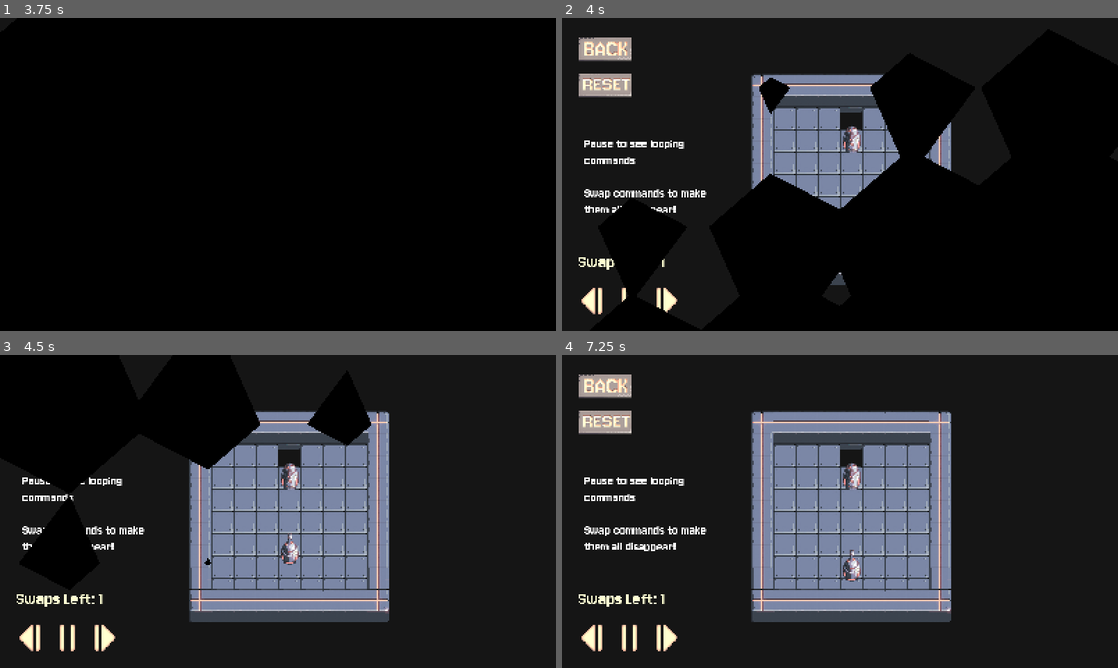
Above: before the commit, frames 1-4 (two rows, left to right).
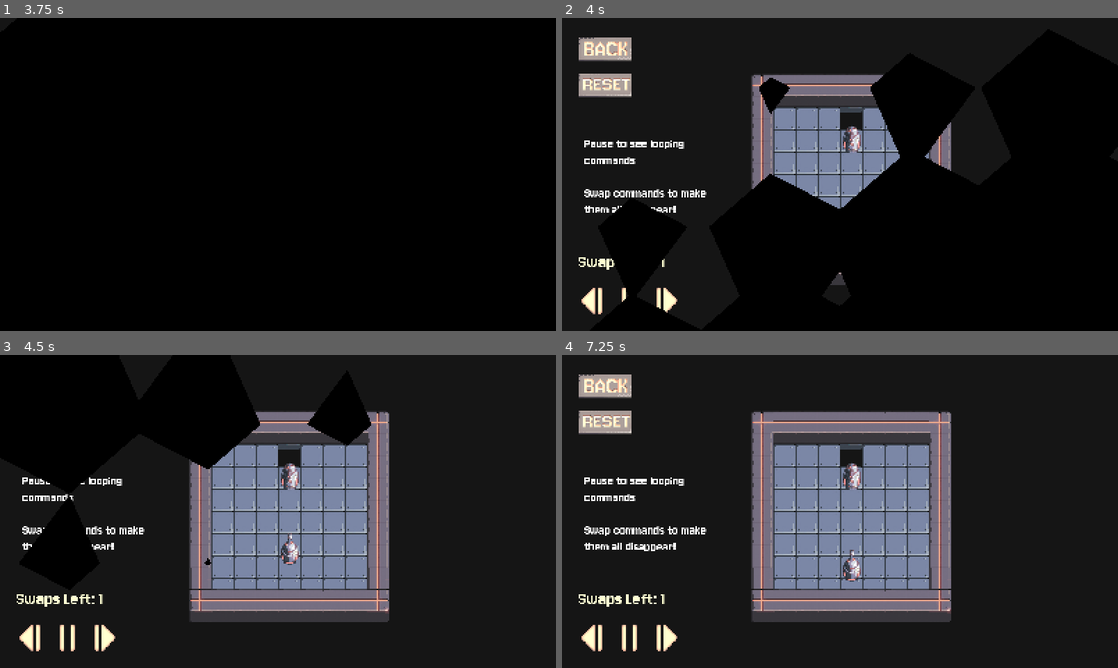
Above: after the commit, the same moments.

Repository: eevx/mind-swap
Game: Godot game, scene res://Levels/main_menu.tscn
The game is run twice, just before and just after one commit, with the same random seed, the same clock (stepped at 60 frames per second) and the same inputs.
Inputs (mouse positions are in pixels of both pictures, inside the frame that each line leads up to):
- Up to frame 1 (3.75 s): click "START" at 0.5 s; click "START" at 1.25 s; tap Enter at 2 s; move the mouse to (400, 158) at 2.02 s; hold Right (ui_right) 2.03-2.75 s; hold R (r) 2.03-2.75 s; click (400, 158) at 2.17 s; click "1" at 2.75 s; move the mouse to (166, 190) at 3.52 s; hold Down (ui_down) from 3.53 s (still down); click (166, 190) at 3.6 s
- Up to frame 2 (4 s): keep holding Down (ui_down); tap R (r) at 3.8 s
- Up to frame 3 (4.5 s): move the mouse to (333, 442) at 4.27 s; release Down (ui_down) at 4.28 s; hold Right (ui_right) from 4.28 s (still down); hold R (r) from 4.28 s (still down)
- Up to frame 4 (7.25 s): move the mouse to (812, 574) at 5.02 s; release R (r) at 5.03 s; tap Space (space) at 5.1 s; click (812, 574) at 5.17 s; tap R (r) at 5.3, 6.8 s; move the mouse to (1012, 417) at 5.77 s; release Right (ui_right) at 5.78 s; hold R (r) 5.78-6.53 s; hold Left (ui_left) from 5.78 s (still down); click (1012, 417) at 5.92 s; move the mouse to (1045, 417) at 6.52 s; click (1045, 417) at 6.6 s

Frame 1 is identical in both runs. In frame 2, 2.4% of the frame differs, in the area x 34-70%, y 18-82%; in frame 3, 6.1%; in frame 4, 7.8%.

Commit message:
final final

Diff:
--- a/Globals/SceneManager.gd
+++ b/Globals/SceneManager.gd
@@ -65,7 +65,7 @@
 	var current_level = current_scene.scene_file_path
 	if LevelArray.levels.has(current_level):
 		var id : int= LevelArray.levels.find(current_level)
-		if LevelArray.levels.size() > id:
+		if LevelArray.levels.size() > id + 1:
 			if not LevelArray.levels[id+1].is_empty():
 				var new_level_id = id+1
 				goto_scene("res://Levels/level_complete.tscn", true)
--- a/Levels/main_menu.tscn
+++ b/Levels/main_menu.tscn
@@ -22,6 +22,21 @@
 
 [sub_resource type="StyleBoxEmpty" id="StyleBoxEmpty_mkm6k"]
 
+[sub_resource type="Animation" id="Animation_15p6s"]
+length = 0.001
+tracks/0/type = "value"
+tracks/0/imported = false
+tracks/0/enabled = true
+tracks/0/path = NodePath("Label:position")
+tracks/0/interp = 1
+tracks/0/loop_wrap = true
+tracks/0/keys = {
+"times": PackedFloat32Array(0),
+"transitions": PackedFloat32Array(1),
+"update": 0,
+"values": [Vector2(-432, -224)]
+}
+
 [sub_resource type="Animation" id="Animation_8md67"]
 resource_name = "idle"
 length = 1.5
@@ -37,21 +52,6 @@
 "transitions": PackedFloat32Array(0.5, 2, 1),
 "update": 0,
 "values": [Vector2(-432, -224), Vector2(-432, -256), Vector2(-432, -224)]
-}
-
-[sub_resource type="Animation" id="Animation_15p6s"]
-length = 0.001
-tracks/0/type = "value"
-tracks/0/imported = false
-tracks/0/enabled = true
-tracks/0/path = NodePath("Label:position")
-tracks/0/interp = 1
-tracks/0/loop_wrap = true
-tracks/0/keys = {
-"times": PackedFloat32Array(0),
-"transitions": PackedFloat32Array(1),
-"update": 0,
-"values": [Vector2(-432, -224)]
 }
 
 [sub_resource type="AnimationLibrary" id="AnimationLibrary_5qvx8"]
--- a/Resource/tilemap.tres
+++ b/Resource/tilemap.tres
@@ -26,75 +26,99 @@
 0:3/0 = 0
 0:3/0/custom_data_0 = 10
 0:4/0 = 0
+0:4/0/modulate = Color(0.96, 0.82016, 0.7776, 1)
 0:4/0/z_index = 2
 0:4/0/custom_data_0 = 1
 1:4/0 = 0
+1:4/0/modulate = Color(0.96, 0.82016, 0.7776, 1)
 1:4/0/z_index = 2
 1:4/0/custom_data_0 = 1
 2:4/0 = 0
+2:4/0/modulate = Color(0.96, 0.82016, 0.7776, 1)
 2:4/0/z_index = 2
 2:4/0/custom_data_0 = 1
 3:4/0 = 0
+3:4/0/modulate = Color(0.96, 0.82016, 0.7776, 1)
 3:4/0/z_index = 2
 3:4/0/custom_data_0 = 1
 4:4/0 = 0
+4:4/0/modulate = Color(0.96, 0.82016, 0.7776, 1)
 4:4/0/z_index = 2
 4:4/0/custom_data_0 = 1
 5:4/0 = 0
+5:4/0/modulate = Color(0.96, 0.82016, 0.7776, 1)
 5:4/0/z_index = 2
 5:4/0/custom_data_0 = 1
 6:4/0 = 0
+6:4/0/modulate = Color(0.96, 0.82016, 0.7776, 1)
 6:4/0/z_index = 2
 6:4/0/custom_data_0 = 1
 7:4/0 = 0
+7:4/0/modulate = Color(0.96, 0.82016, 0.7776, 1)
 7:4/0/z_index = 2
 7:4/0/custom_data_0 = 1
 7:5/0 = 0
+7:5/0/modulate = Color(0.96, 0.82016, 0.7776, 1)
 7:5/0/z_index = 1
 7:5/0/custom_data_0 = 10
 6:5/0 = 0
+6:5/0/modulate = Color(0.96, 0.82016, 0.7776, 1)
 6:5/0/z_index = 1
 6:5/0/custom_data_0 = 10
 5:5/0 = 0
+5:5/0/modulate = Color(0.96, 0.82016, 0.7776, 1)
 5:5/0/z_index = 1
 5:5/0/custom_data_0 = 10
 4:5/0 = 0
+4:5/0/modulate = Color(0.96, 0.82016, 0.7776, 1)
 4:5/0/z_index = 1
 4:5/0/custom_data_0 = 10
 3:5/0 = 0
+3:5/0/modulate = Color(0.96, 0.82016, 0.7776, 1)
 3:5/0/z_index = 1
 3:5/0/custom_data_0 = 10
 2:5/0 = 0
+2:5/0/modulate = Color(0.96, 0.82016, 0.7776, 1)
 2:5/0/z_index = 2
 2:5/0/custom_data_0 = 1
 1:5/0 = 0
+1:5/0/modulate = Color(0.96, 0.82016, 0.7776, 1)
 1:5/0/z_index = 2
 1:5/0/custom_data_0 = 1
 0:5/0 = 0
+0:5/0/modulate = Color(0.96, 0.82016, 0.7776, 1)
 0:5/0/z_index = 2
 0:5/0/custom_data_0 = 1
 0:6/0 = 0
+0:6/0/modulate = Color(0.96, 0.82016, 0.7776, 1)
 0:6/0/z_index = 2
 0:6/0/custom_data_0 = 1
 1:6/0 = 0
+1:6/0/modulate = Color(0.96, 0.82016, 0.7776, 1)
 1:6/0/z_index = 2
 1:6/0/custom_data_0 = 1
 2:6/0 = 0
+2:6/0/modulate = Color(0.96, 0.82016, 0.7776, 1)
 2:6/0/z_index = 2
 2:6/0/custom_data_0 = 1
 3:6/0 = 0
+3:6/0/modulate = Color(0.96, 0.82016, 0.7776, 1)
 3:6/0/z_index = 2
 3:6/0/custom_data_0 = 1
 4:6/0 = 0
+4:6/0/modulate = Color(0.96, 0.82016, 0.7776, 1)
 4:6/0/z_index = 2
 4:6/0/custom_data_0 = 1
 5:6/0 = 0
+5:6/0/modulate = Color(0.96, 0.82016, 0.7776, 1)
 5:6/0/z_index = 2
 5:6/0/custom_data_0 = 1
 6:6/0 = 0
+6:6/0/modulate = Color(0.96, 0.82016, 0.7776, 1)
 6:6/0/z_index = 2
 6:6/0/custom_data_0 = 1
 7:6/0 = 0
+7:6/0/modulate = Color(0.96, 0.82016, 0.7776, 1)
 7:6/0/z_index = 1
 7:6/0/custom_data_0 = 10
 2:1/0 = 0
